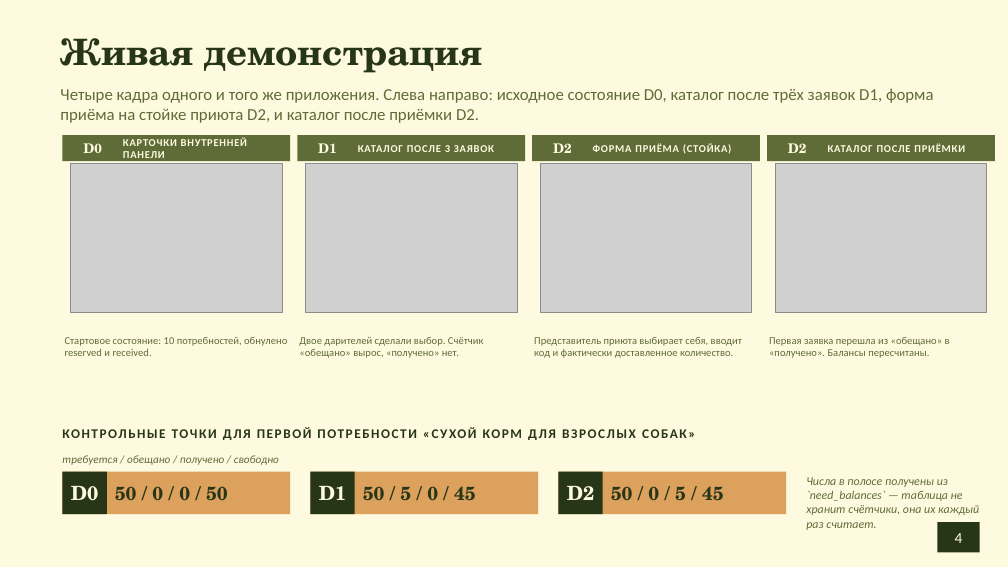
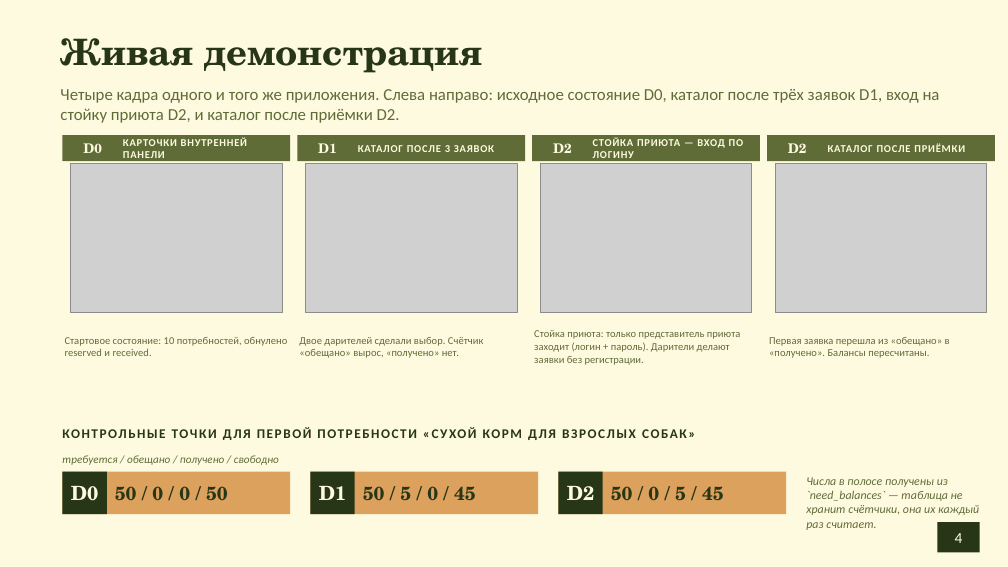
Before and after one commit to milana-solodovnik/lapa-ryadom, a slide deck: slide 4 of slides/output/lapa-ryadom-pitch.pptx. Drawn at 1008x567 pixels with LibreOffice and Linux fonts; fonts in the diff are those of the drawing; grey boxes stand for pictures. Boxes give left, top, right and bottom in pixels: in the first picture for what was removed or moved away, otherwise in the second. Text is boxed around its words. In the diff, an @@ line names an element or a change of style, - is before the commit and + after.

```diff
--- a/slides/output/lapa-ryadom-pitch.pptx
+++ b/slides/output/lapa-ryadom-pitch.pptx
@@ text at <box>60,89,940,123</box>: text changed @@
-Четыре кадра одного и того же приложения. Слева направо: исходное состояние D0, каталог после трёх заявок D1, форма приёма на стойке приюта D2, и каталог после приёмки D2.
+Четыре кадра одного и того же приложения. Слева направо: исходное состояние D0, каталог после трёх заявок D1, вход на стойку приюта D2, и каталог после приёмки D2.
@@ text at <box>593,137,743,162</box>: text changed @@
-ФОРМА ПРИЁМА (СТОЙКА)
+СТОЙКА ПРИЮТА — ВХОД ПО ЛОГИНУ
@@ text at <box>534,330,740,365</box>: text changed @@
-Представитель приюта выбирает себя, вводит код и фактически доставленное количество.
+Стойка приюта: только представитель приюта заходит (логин + пароль). Дарители делают заявки без регистрации.
```
Also in this commit, not shown: 2 other files.
